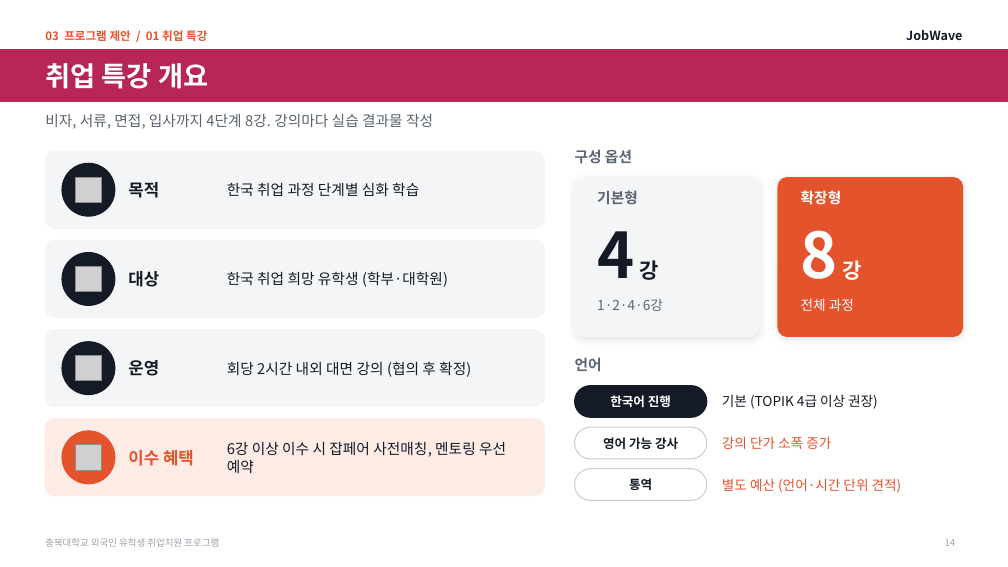
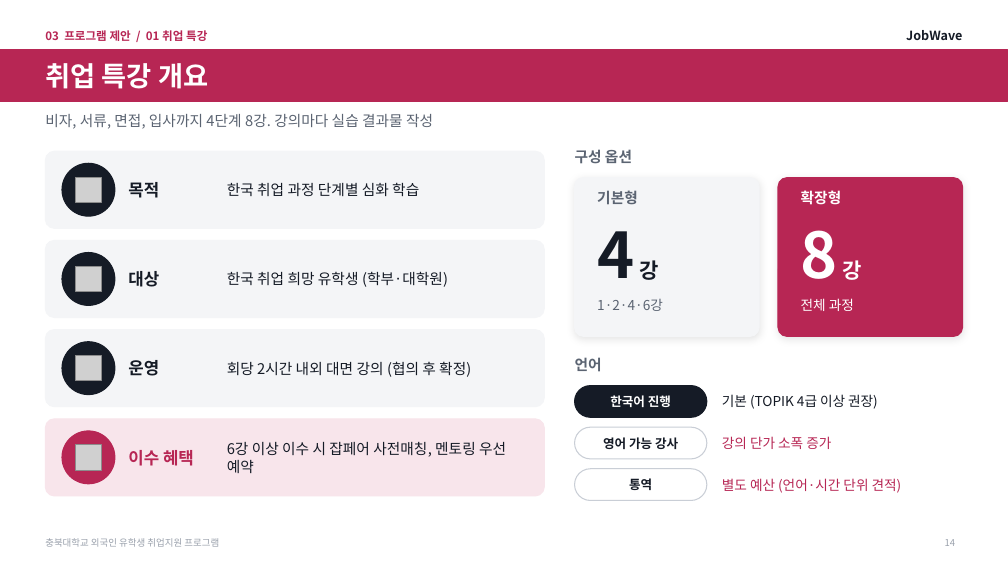
Before and after one commit to job-wave/Codex, a slide deck: slide 14 of output/jobwave-cbnu-proposal/JobWave_proposal_visual.pptx. Drawn at 1008x567 pixels with LibreOffice and Linux fonts; fonts in the diff are those of the drawing; grey boxes stand for pictures. Boxes give left, top, right and bottom in pixels: in the first picture for what was removed or moved away, otherwise in the second. Text is boxed around its words. In the diff, an @@ line names an element or a change of style, - is before the commit and + after.

```diff
--- a/output/jobwave-cbnu-proposal/JobWave_proposal_visual.pptx
+++ b/output/jobwave-cbnu-proposal/JobWave_proposal_visual.pptx
@@ rounded rectangle at (778, 178, 963, 337): fill #E5532D to #B72654; outline #E5532D 1 pt to #B72654 1 pt @@
@@ rounded rectangle at (45, 419, 544, 496): fill #FDECE6 to #F8E5EB; outline #FDECE6 1 pt to #F8E5EB 1 pt @@
@@ ellipse at (62, 431, 115, 484): fill #E5532D to #B72654; outline #E5532D 1 pt to #B72654 1 pt @@
@@ text colour #E5532D to #B72654 in 4 elements at (45, 30, 207, 41), (128, 450, 194, 466), (722, 436, 831, 449), (722, 478, 902, 493) @@
```
Also in this commit, not shown: 34 other slides changed, 2 other files.
